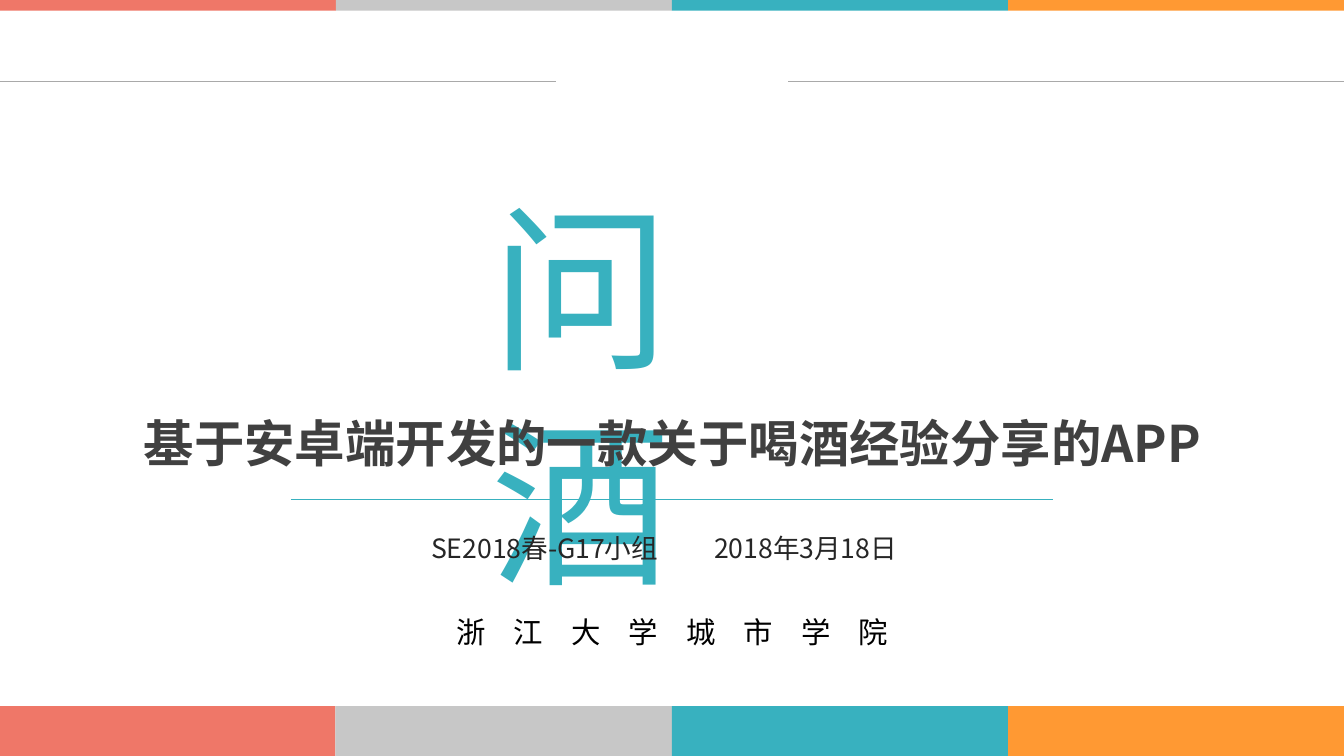
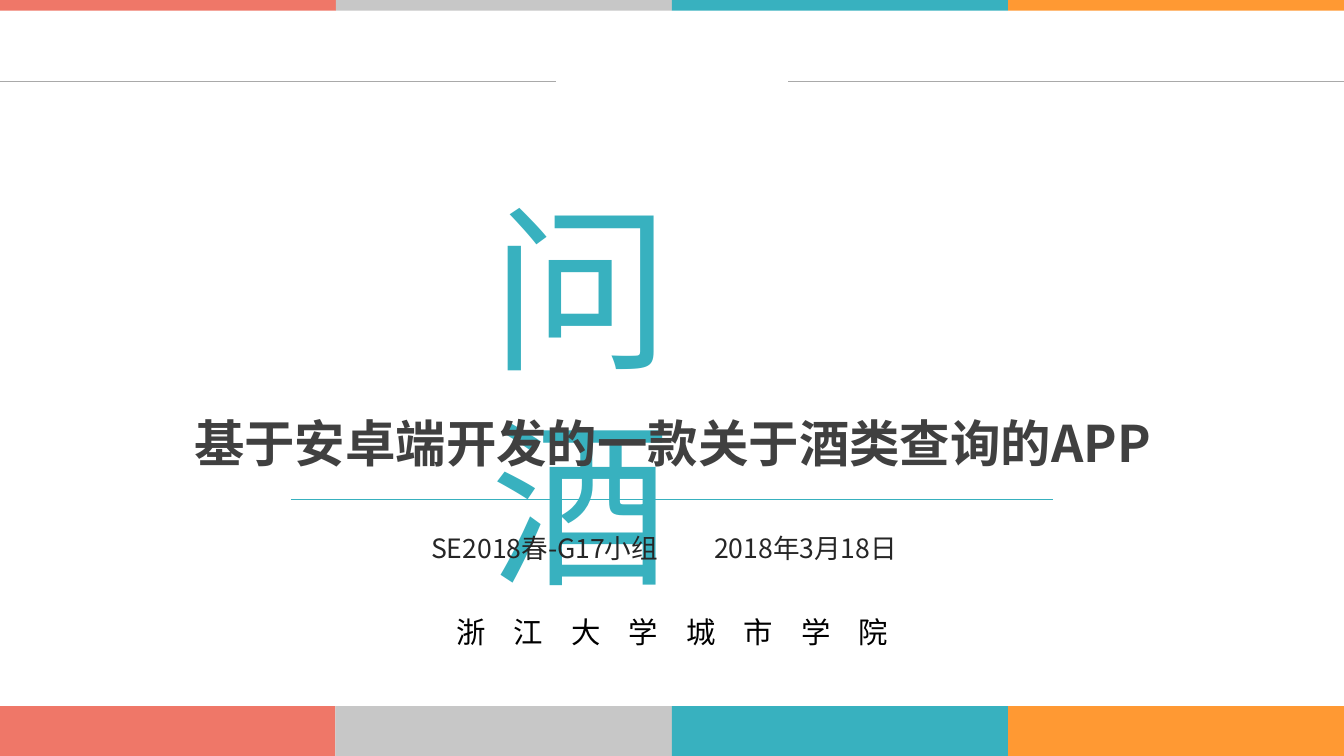
Before and after one commit to boboHh/Wine-APP, a slide deck: slide 1 of SE2018春-G17-项目计划PPT.pptx. Drawn at 1344x756 pixels with LibreOffice and Linux fonts; fonts in the diff are those of the drawing; background and template pictures are left out. Boxes give left, top, right and bottom in pixels: in the first picture for what was removed or moved away, otherwise in the second. Text is boxed around its words. In the diff, an @@ line names an element or a change of style, - is before the commit and + after.

```diff
--- a/SE2018春-G17-项目计划PPT.pptx
+++ b/SE2018春-G17-项目计划PPT.pptx
@@ text at [194, 419, 1151, 475]: text changed @@
-基于安卓端开发的一款关于喝酒经验分享的APP
+基于安卓端开发的一款关于酒类查询的APP
```
Also in this commit, not shown: 6 other slides changed, 1 slide removed.
